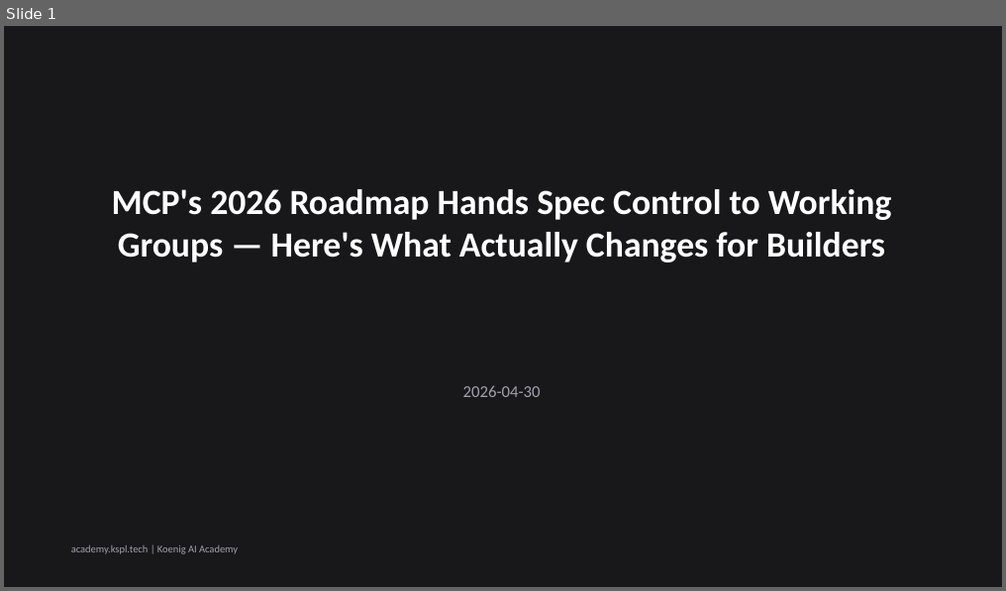
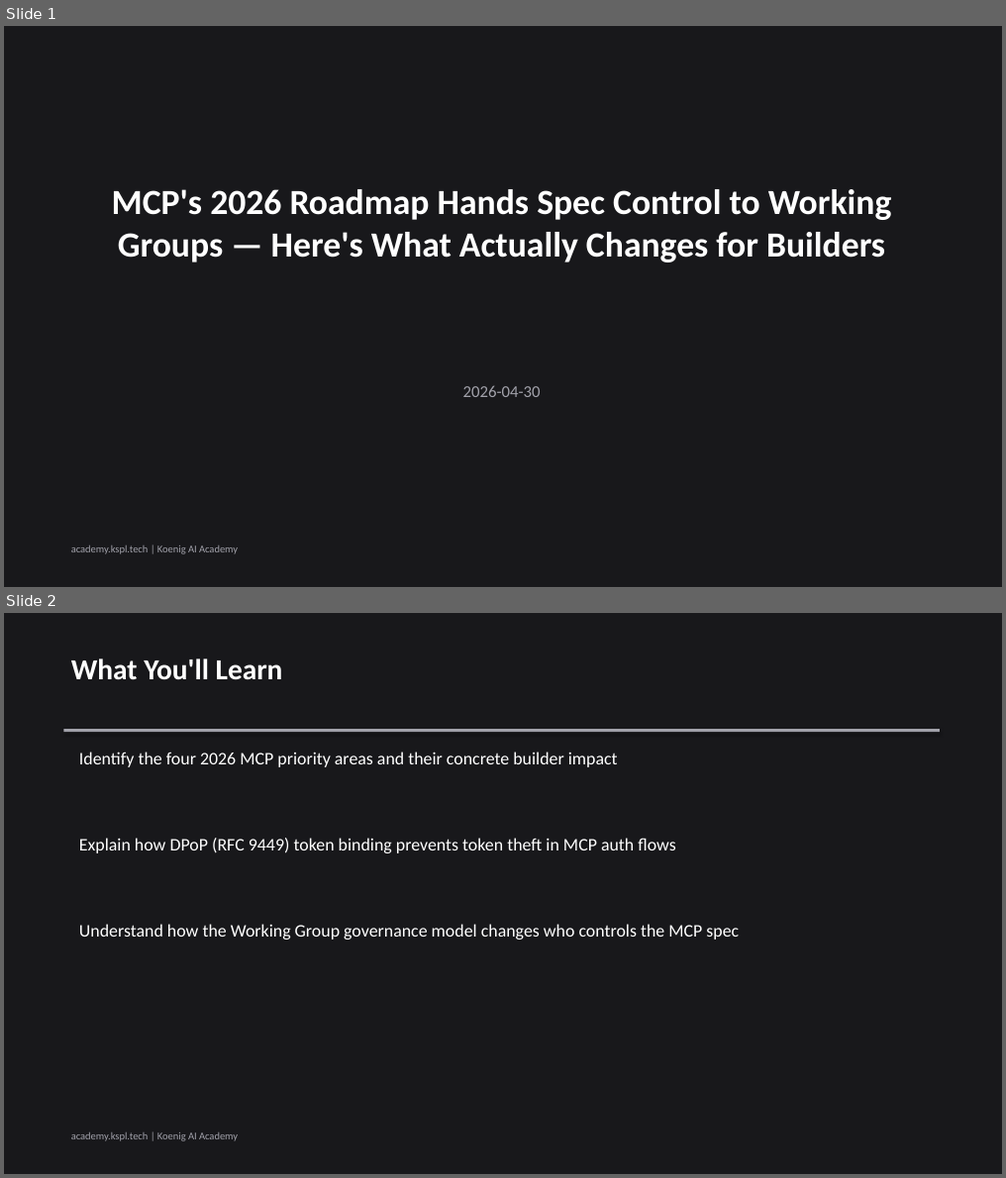
Before and after one commit to Koenig-Solutions-Private-Limited/koenig-ai-org, a slide deck: vault/blogs/mcp-2026-roadmap-explained/slides.pptx. Shown one above the other, each under a label of ours: slide 1 before the commit, slides 1 and 2 after it. The pictures are 1006x591 and 1006x1178 pixels, drawn with LibreOffice and Linux fonts; fonts in the diff are those of the drawing. Boxes give left, top, right and bottom in pixels: in the first picture for what was removed or moved away, otherwise in the second. Text is boxed around its words. In the diff, an @@ line names an element or a change of style, - is before the commit and + after.

```diff
--- a/vault/blogs/mcp-2026-roadmap-explained/slides.pptx
+++ b/vault/blogs/mcp-2026-roadmap-explained/slides.pptx
@@ slide 2 added at <box>4,613,1002,1174</box>, background #18181B @@
@@ text added at <box>71,659,283,680</box>, 28 pt, text #FFFFFF, bold @@
+What You'll Learn
@@ rectangle added at <box>63,729,940,732</box>, fill #A1A1AA @@
@@ text added at <box>79,752,618,767</box>, 17 pt, text #FFFFFF @@
+Identify the four 2026 MCP priority areas and their concrete builder impact
@@ text added at <box>79,838,675,854</box>, 17 pt, text #FFFFFF @@
+Explain how DPoP (RFC 9449) token binding prevents token theft in MCP auth flows
@@ text added at <box>79,924,739,940</box>, 17 pt, text #FFFFFF @@
+Understand how the Working Group governance model changes who controls the MCP spec
@@ text added at <box>71,1133,238,1142</box>, 10 pt, text #A1A1AA @@
+academy.kspl.tech | Koenig AI Academy
```
Also in this commit, not shown: 3 slides changed, 1 other slide added, 1 other file.
